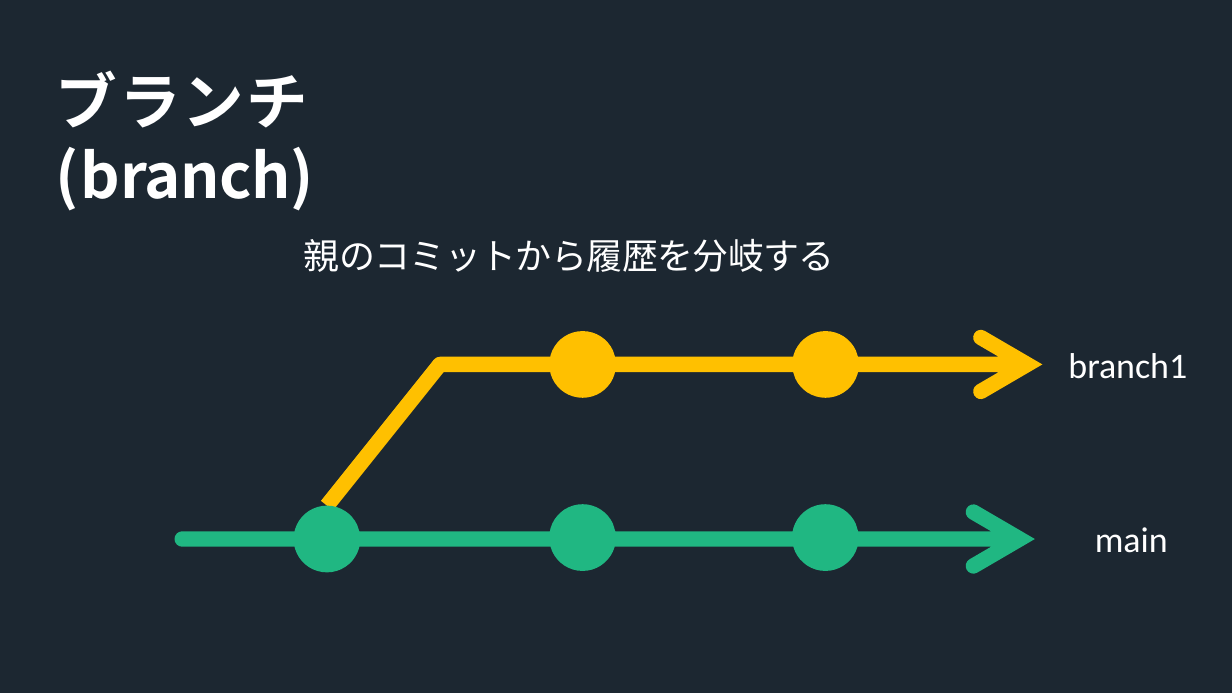
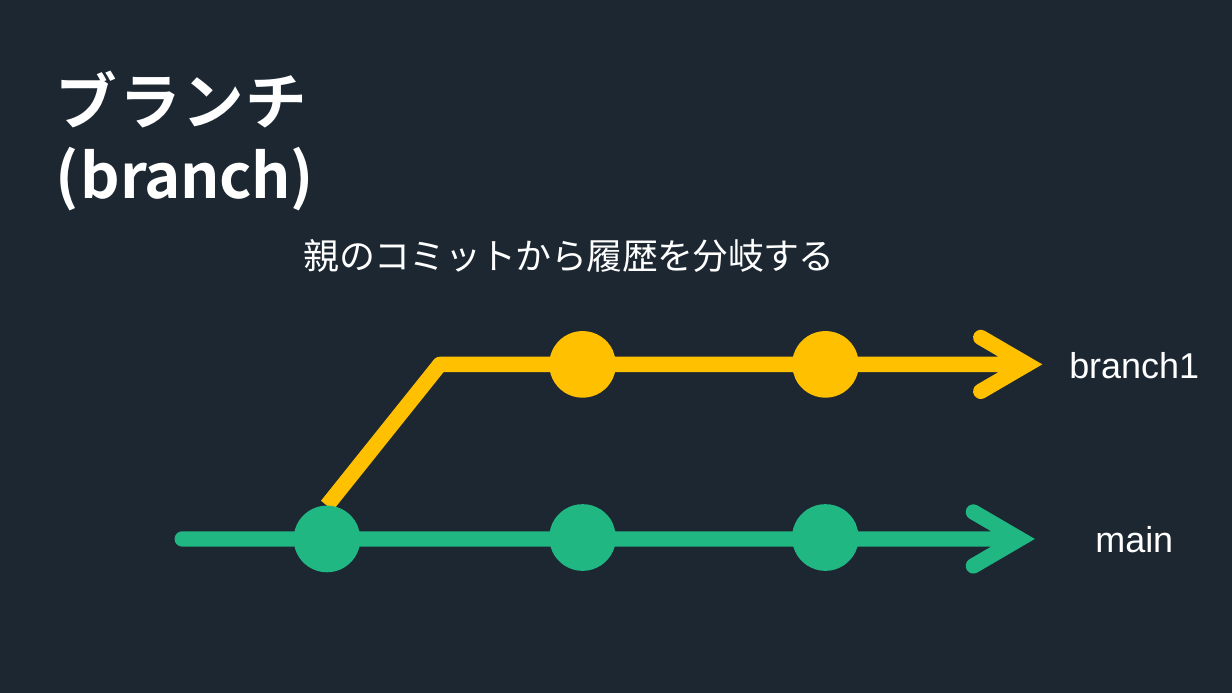
Before and after one commit to Amos2610/Github_training, a slide deck: slide 9 of Github講習会_叩き台.pptx. Drawn at 1232x693 pixels with LibreOffice and Linux fonts; fonts in the diff are those of the drawing. Boxes give left, top, right and bottom in pixels: in the first picture for what was removed or moved away, otherwise in the second. Text is boxed around its words. In the diff, an @@ line names an element or a change of style, - is before the commit and + after.

```diff
--- a/Github講習会_叩き台.pptx
+++ b/Github講習会_叩き台.pptx
@@ text "branch1" at <box>1069,352,1199,379</box>: font Calibri to Arial @@
@@ text "main" at <box>1095,526,1173,553</box>: font Calibri to Arial @@
```
Also in this commit, not shown: 34 other slides changed.
